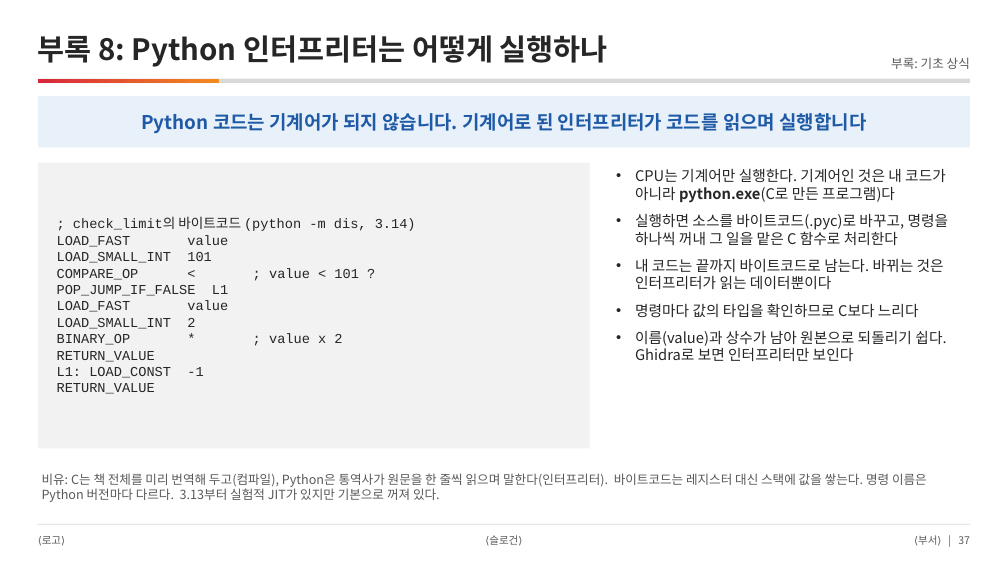
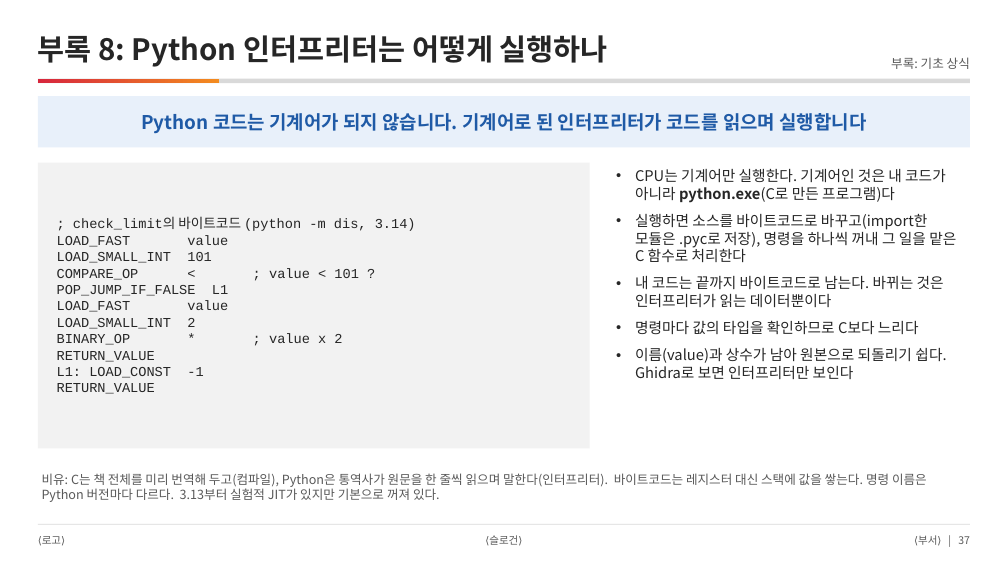
Before and after one commit to DarrenKoi/pm_notes, a slide deck: slide 37 of reverse_engineering/re-rea-team-intro.pptx. Drawn at 1008x567 pixels with LibreOffice and Linux fonts; fonts in the diff are those of the drawing. Boxes give left, top, right and bottom in pixels: in the first picture for what was removed or moved away, otherwise in the second. Text is boxed around its words. In the diff, an @@ line names an element or a change of style, - is before the commit and + after.

```diff
--- a/reverse_engineering/re-rea-team-intro.pptx
+++ b/reverse_engineering/re-rea-team-intro.pptx
@@ text at [635,214,956,262]: text changed @@
-• 실행하면 소스를 바이트코드(.pyc)로 바꾸고, 명령을 하나씩 꺼내 그 일을 맡은 C 함수로 처리한다
+• 실행하면 소스를 바이트코드로 바꾸고(import한 모듈은 .pyc로 저장), 명령을 하나씩 꺼내 그 일을 맡은 C 함수로 처리한다
```
Also in this commit, not shown: 4 other slides changed, 13 other files.
